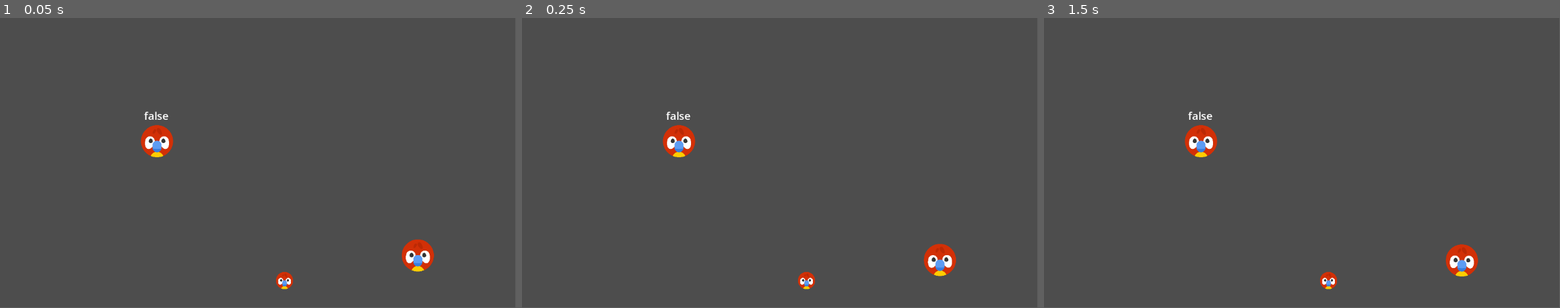
Above: before the commit, frames 1-3 (left to right).
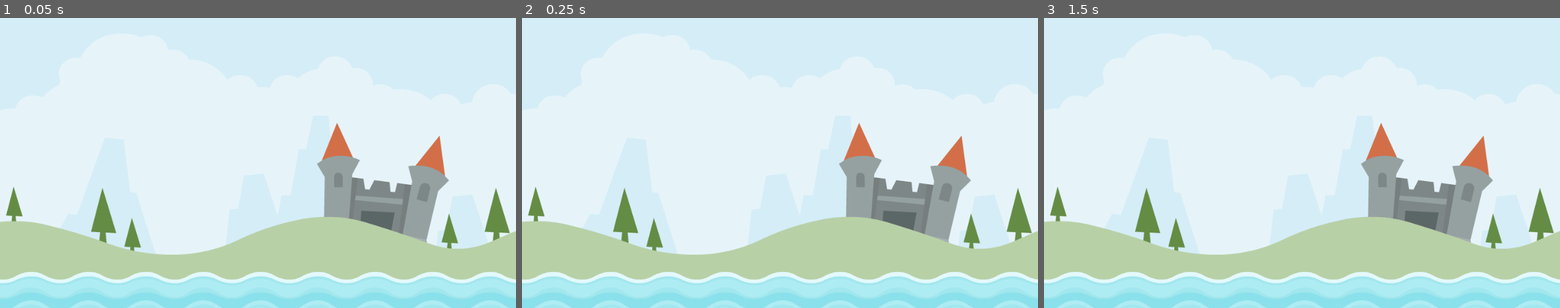
Above: after the commit, the same moments.

Repository: theaob/angry-animals
Game: Godot game, scene res://scenes/level/level.tscn
The game is run twice, just before and just after one commit, with the same random seed, the same clock (stepped at 60 frames per second) and the same inputs. Before the commit the project starts from res://scenes/tester/tester.tscn.
Inputs (mouse positions are in pixels of both pictures, inside the frame that each line leads up to):
- Up to frame 1 (0.05 s): no input
- Up to frame 2 (0.25 s): no input
- Up to frame 3 (1.5 s): move the mouse to (1198, 139) at 0.52 s; click (1198, 139) at 0.67 s; tap Enter at 1.25 s; move the mouse to (1198, 177) at 1.27 s; click (1198, 177) at 1.42 s
In our replay, the window is 799x449 before the commit and 800x450 after it. These sizes can differ from the game's own. Grey fills any space a smaller window leaves; there, only what the larger window draws over its background counts as a difference.

The runs differ from the first frame. In frame 1, 100% of the frame differs, in the area x 0-100%, y 0-100%; in frame 2, 100%; in frame 3, 100%.

Commit message:
add initial level

Diff:
--- a/project.godot
+++ b/project.godot
@@ -11,9 +11,13 @@
 [application]
 
 config/name="Angry Animals"
-run/main_scene="res://scenes/tester/tester.tscn"
+run/main_scene="res://scenes/level/level.tscn"
 config/features=PackedStringArray("4.2", "GL Compatibility")
 config/icon="res://icon.svg"
+
+[display]
+
+window/stretch/mode="canvas_items"
 
 [rendering]
 
--- /dev/null
+++ b/scenes/level/level.tscn
@@ -0,0 +1,17 @@
+[gd_scene load_steps=3 format=3 uid="uid://cqxww03ygwkmq"]
+
+[ext_resource type="Texture2D" uid="uid://d0wvgjddpjrf3" path="res://assets/scene/colored_castle.png" id="1_qot0w"]
+[ext_resource type="PackedScene" uid="uid://ct3i2s8m5vaoj" path="res://scenes/water/water.tscn" id="2_slg1q"]
+
+[node name="Level" type="Node2D"]
+
+[node name="Background" type="Sprite2D" parent="."]
+position = Vector2(568, 317)
+scale = Vector2(1.2, 1.2)
+texture = ExtResource("1_qot0w")
+
+[node name="AnimalStart" type="Marker2D" parent="."]
+position = Vector2(107, 371)
+
+[node name="Water" parent="." instance=ExtResource("2_slg1q")]
+position = Vector2(-4, 631)
--- /dev/null
+++ b/scenes/water/water.gd
@@ -0,0 +1,6 @@
+extends Area2D
+
+@onready var audio_stream_player_2d = $AudioStreamPlayer2D
+
+func _on_body_entered(body):
+	audio_stream_player_2d.play()
--- /dev/null
+++ b/scenes/water/water.tscn
@@ -0,0 +1,27 @@
+[gd_scene load_steps=5 format=3 uid="uid://ct3i2s8m5vaoj"]
+
+[ext_resource type="Script" path="res://scenes/water/water.gd" id="1_hdt26"]
+[ext_resource type="Texture2D" uid="uid://vpl360gqcgt5" path="res://assets/scene/waterTop_high.png" id="1_uhgy1"]
+[ext_resource type="AudioStream" uid="uid://cwrkub7bn4i" path="res://assets/audio/splash.ogg" id="2_oioqx"]
+
+[sub_resource type="RectangleShape2D" id="RectangleShape2D_anah1"]
+size = Vector2(1200, 23)
+
+[node name="Water" type="Area2D"]
+script = ExtResource("1_hdt26")
+
+[node name="Sprite2D" type="Sprite2D" parent="."]
+texture_repeat = 2
+position = Vector2(577, 0)
+texture = ExtResource("1_uhgy1")
+region_enabled = true
+region_rect = Rect2(0, 0, 1200, 128)
+
+[node name="CollisionShape2D" type="CollisionShape2D" parent="."]
+position = Vector2(577, -12.5)
+shape = SubResource("RectangleShape2D_anah1")
+
+[node name="AudioStreamPlayer2D" type="AudioStreamPlayer2D" parent="."]
+stream = ExtResource("2_oioqx")
+
+[connection signal="body_entered" from="." to="." method="_on_body_entered"]
